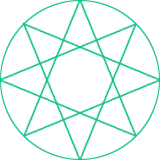
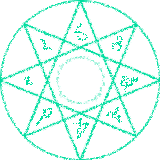
Layer changes from the first 160 × 160 image to the second:
added layer "temporal" above "yellow" over [0,0,160,160]
moved "signs" into group "base", painted on it over [23,21,138,139]
moved "octogram" into group "base" over [0,0,160,160]
moved "circle" into group "base" over [0,0,160,160]
